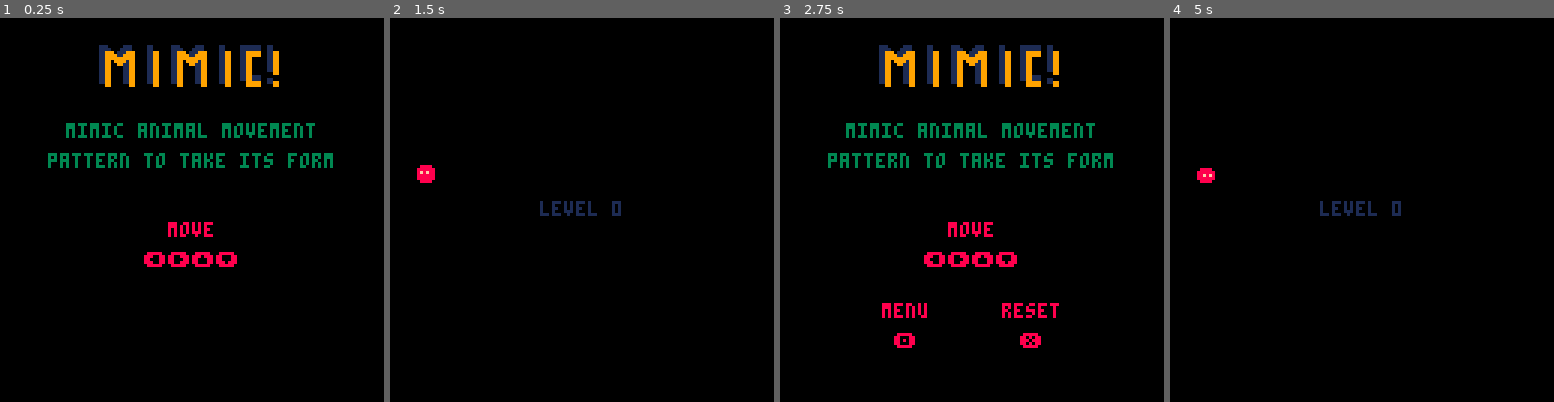
Above: before the commit, frames 1-4 (left to right).
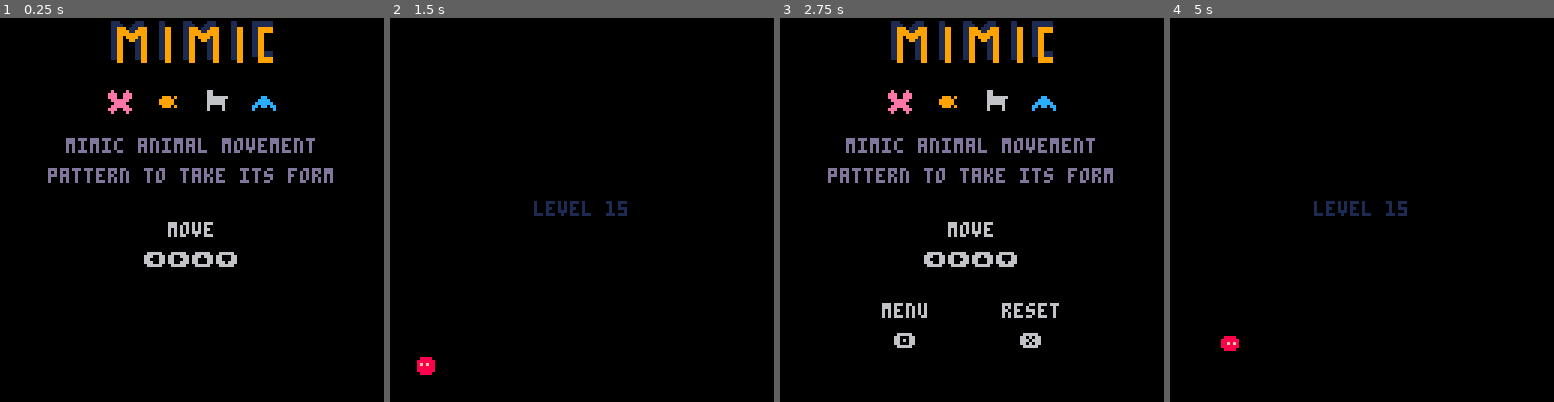
Above: after the commit, the same moments.

Repository: sourencho/mimic
Game: PICO-8 cartridge mimic.p8
The game is run twice, just before and just after one commit, with the same random seed, the same clock (stepped at 60 frames per second) and the same inputs.
Inputs:
- Up to frame 1 (0.25 s): no input
- Up to frame 2 (1.5 s): tap X (X key) at 0.33, 1.07 s; tap O (Z key) at 0.7 s
- Up to frame 3 (2.75 s): hold Right 1.6-2.1 s; tap O (Z key) at 1.7, 2.1, 2.5 s; tap X (X key) at 1.85 s; hold Up 2.15-2.42 s; hold Right from 2.47 s (still down)
- Up to frame 4 (5 s): tap O (Z key) every 0.4 s from 2.9 to 4.9 s; tap X (X key) at 2.97, 4.08 s; release Right at 3.03 s; hold Left 3.08-3.58 s; hold Down 3.63-3.97 s; hold Right 4.02-4.68 s; hold Up from 4.73 s (still down)

The runs differ from the first frame. In frame 1, 11% of the frame differs, in the area x 12-87%, y 0-65%; in frame 2, 0.8%; in frame 3, 12%, in the area x 12-87%, y 0-86%; in frame 4, 0.8%.

Commit message:
Change splash screen and cloud movement noise

Diff:
--- a/mimic.p8
+++ b/mimic.p8
@@ -24,7 +24,7 @@
 
 level_size = 16
 level_count = 7
-start_level = 0
+start_level = 15
 
 debug_mode = false
 debug = "DEBUG\n"
@@ -120,7 +120,7 @@
 player_sfx.move[rock]=4
 player_sfx.move[rock_small]=4
 player_sfx.move[water]=5
-player_sfx.move[cloud]=9
+player_sfx.move[cloud]=16
 player_sfx.transform=2
 die_sfx=8
 change_pattern_sfx = 10
@@ -678,19 +678,19 @@
 function draw_splash()
     cls()
 
-    print(splash_keys_3, hcenter(splash_keys_3), 95, 8)
-    print("\142", 38, 105, 8)
-    print("\151", 80, 105, 8)
+    print(splash_keys_3, hcenter(splash_keys_3), 95, 6)
+    print("\142", 38, 105, 6)
+    print("\151", 80, 105, 6)
 
     if(tick % 60 > 0 and tick % 60 < 20) cls()
 
-    map(99,57,24,0,11,4)
-
-    print(splash_inst_1, hcenter(splash_inst_1), 35, 3)
-    print(splash_inst_2, hcenter(splash_inst_2), 45, 3)
-
-    print(splash_keys_1, hcenter(splash_keys_1), 68, 8)
-    print(splash_keys_2, 48, 78, 8)
+    map(100,58,36,0,8,4)
+
+    print(splash_inst_1, hcenter(splash_inst_1), 40, 13)
+    print(splash_inst_2, hcenter(splash_inst_2), 50, 13)
+
+    print(splash_keys_1, hcenter(splash_keys_1), 68, 6)
+    print(splash_keys_2, 48, 78, 6)
 end
 
 function draw_won()
@@ -931,17 +931,17 @@
 00000000000000000000000000000000088000000088000000000000000000000000000000000000000000000000000000000000000000000000000000000000
 00000000000000000000000000000000088000000088000000000000000000000714b0b01414141414141414141414070714b0b0141414141414141414141407
 00000000000000000088808000880800088888880088888800000000008800000000000000000000000000000000000000000000000000000000000000000000
-00000000000000000888880008888000088888800088888080000880080080080714b0000000000000000000001414070714b000000000000000000000141407
+00000000000000000888880008888000088888800088888080000880080080080714b0141414141414141414141414070714b014141414141414000000141407
 00000000000000000888880008888000088888800088888008008008800008800000000000000000000000000000000000000000000000000000000000000000
-00000000000000000088808000880800080000800080008000880000000000000714b0000212420212422242001414070714b000021242021242224200141407
+00000000000000000088808000880800080000800080008000880000000000000714b0140212420212422214141414070714b014021242021242224200141407
 00000000000000000000000000000000080000800088008800000000000000000000000000000000000000000000000000000000000000000000000000000000
-00000000000000000000000000000000000000000000000000000000000000000714b0000313430313432341001414070714b000031343031343234100141407
+00000000000000000000000000000000000000000000000000000000000000000714b0140313430313432314141414070714b014031343031343234100141407
 00000000000000000800008000800800000000000000000000000000000000000000000000000000000000000000000000000000000000000000000000000000
-00000000000000008880088808888880000880008000000800000000000000000714b0000000000000000000001414070714b000000000000000000000141407
+00000000000000008880088808888880000880008000000800000000000000000714b0141414141414141414141414070714b014141414141414000000141407
 00000000000000008880088808888880008888008808808800000000000000000000000000000000000000000000000000000000000000000000000000000000
-00000000000000000888888000888800088888800888888000000000000000000714b0b0b0b0b0b0b0b0b0b0141414070714b0b0b0b0b0b0b0b0b0b014141407
+00000000000000000888888000888800088888800888888000000000000000000714b0142d142c144c144d14141414070714b0b0b0b0b0b0b0b0b0b014141407
 00000000000000000088880000088000888008880088880000000000000000000000000000000000000000000000000000000000000000000000000000000000
-00000000000000000888888000888800800000080000000000000000000000000714b0b0b0b0b0b0b0b0b0b0b0141407070cb0b0b0b0b0b0b0b0b0b0b0141407
+00000000000000000888888000888800800000080000000000000000000000000714b0b0b0b0b0b0b0b0b014b0141407070cb0b0b0b0b0b0b0b0b0b0b0141407
 00000000000000008880088808888880000000000000000000000000000000000000000000000000000000000000000000000000000000000000000000000000
 00000000000000000800008000800800000000000000000000000000000000000707070707070707070707070707070707070707070707070707070707070707
 
Not shown, changed: the sound effects (__sfx__) section of mimic.p8
